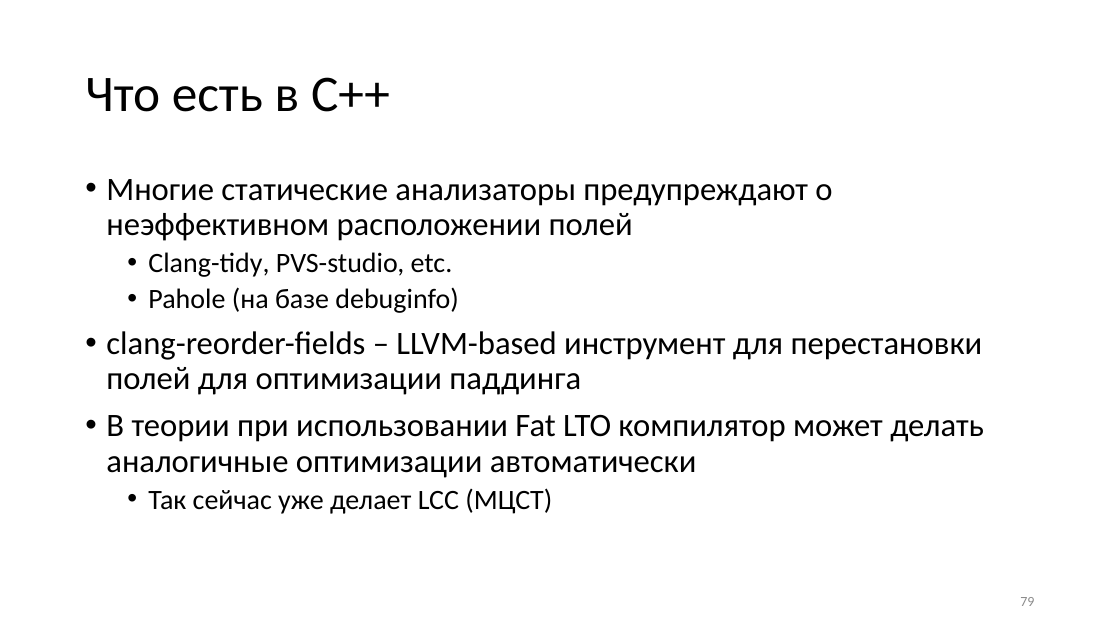
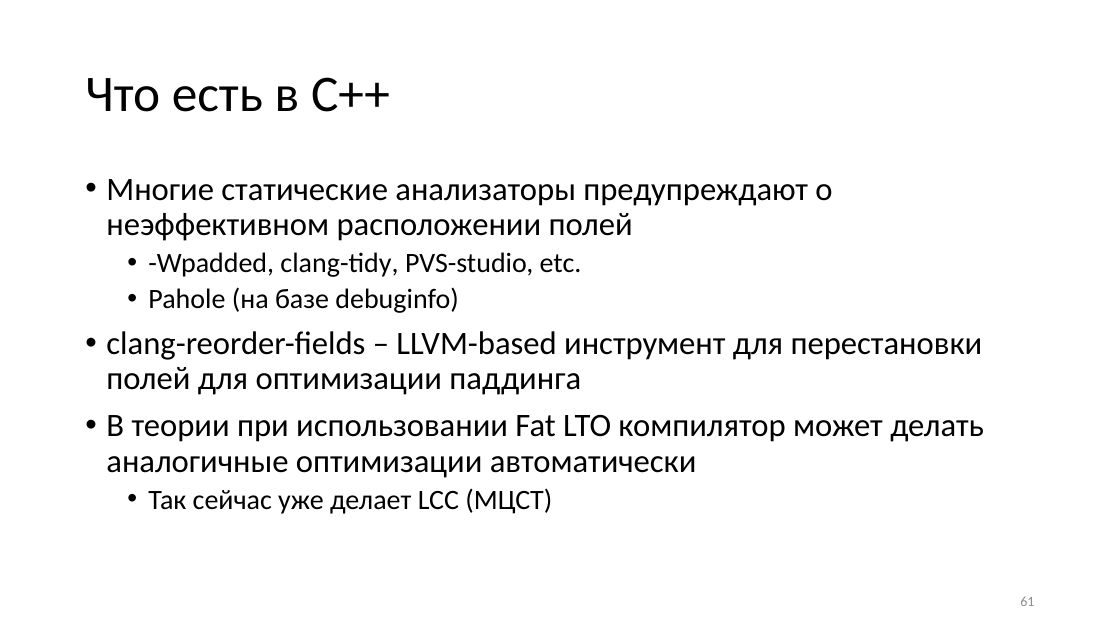
Before and after one commit to yugr/rust-slides, a slide deck: slide 61 of RU_short.pptx (slide 79 before the commit). Drawn at 1120x630 pixels with LibreOffice and Linux fonts; fonts in the diff are those of the drawing. Boxes give left, top, right and bottom in pixels: in the first picture for what was removed or moved away, otherwise in the second. Text is boxed around its words. In the diff, an @@ line names an element or a change of style, - is before the commit and + after.

```diff
--- a/RU_short.pptx
+++ b/RU_short.pptx
@@ text at box(148, 252, 582, 277): text changed @@
-  • Clang-tidy, PVS-studio, etc.
+  • -Wpadded, clang-tidy, PVS-studio, etc.
@@ page number at box(1020, 597, 1034, 606): text changed @@
-79
+61
```
Also in this commit, not shown: 10 other slides changed, 10 slides removed, 4 other files.
